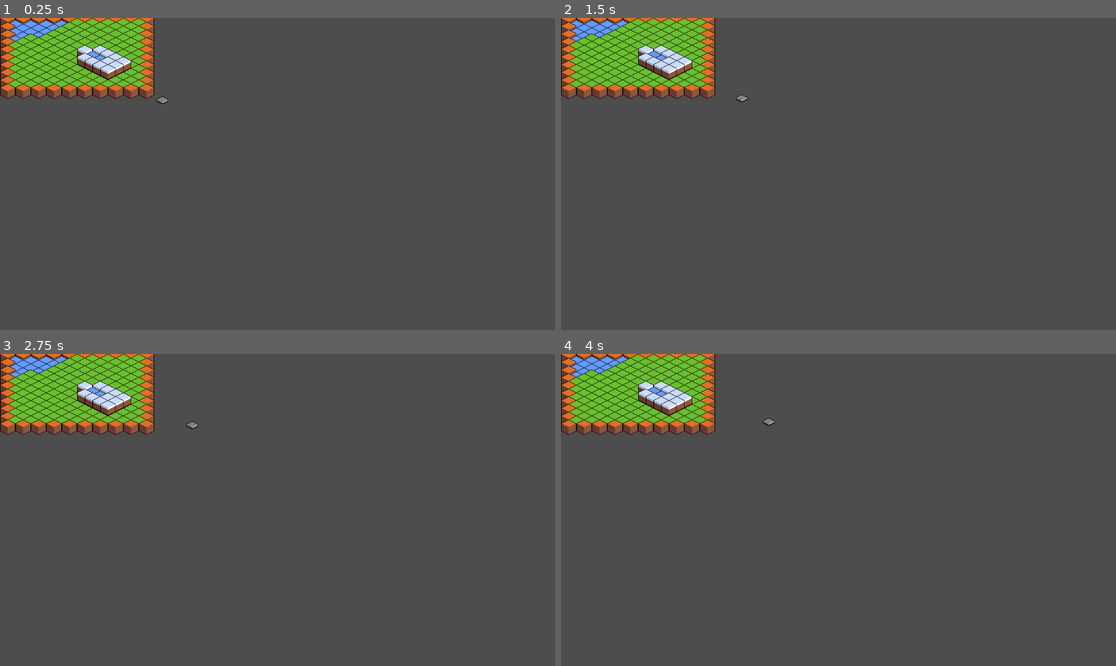
Above: before the commit, frames 1-4 (two rows, left to right).
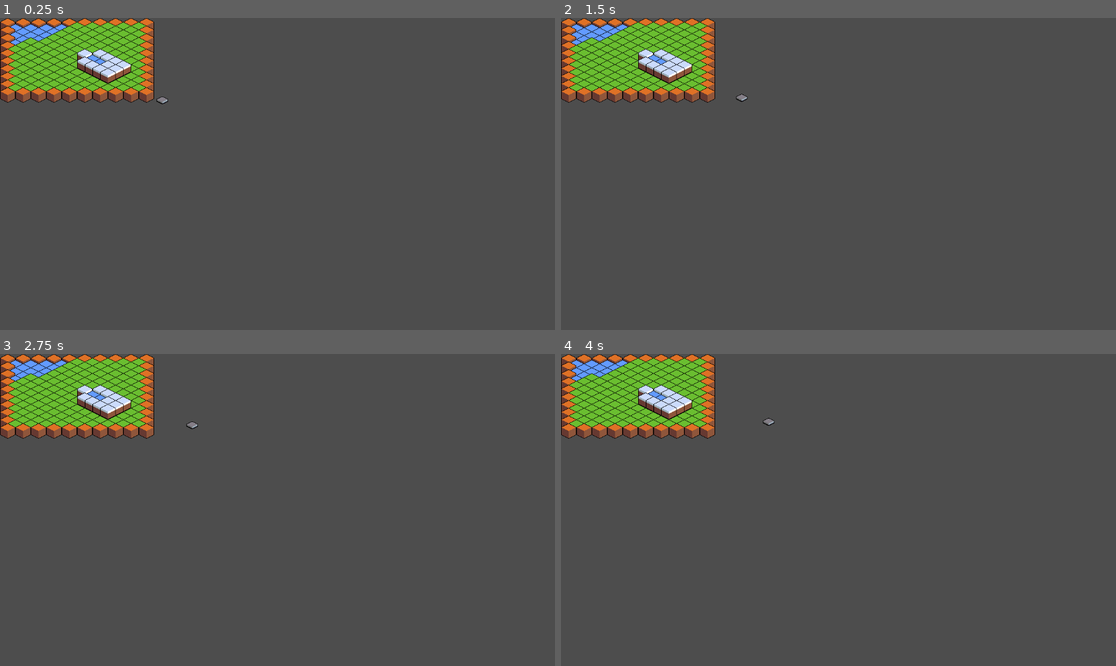
Above: after the commit, the same moments.

Repository: Boyquotes/godot-sandbox
Game: Godot game, scene res://world.tscn
The game is run twice, just before and just after one commit, with the same random seed, the same clock (stepped at 60 frames per second) and the same inputs. The project has no main scene, so this scene is started directly.
Inputs (mouse positions are in pixels of both pictures, inside the frame that each line leads up to):
- Up to frame 1 (0.25 s): no input
- Up to frame 2 (1.5 s): tap Enter at 0.5 s; move the mouse to (960, 158) at 0.52 s; click (960, 158) at 0.6 s; tap Space at 1.25 s; move the mouse to (727, 189) at 1.27 s; click (727, 189) at 1.35 s
- Up to frame 3 (2.75 s): move the mouse to (333, 441) at 2.02 s; click (333, 441) at 2.1 s
- Up to frame 4 (4 s): move the mouse to (810, 572) at 2.77 s; click (810, 572) at 2.85 s; tap Enter at 3.5 s; move the mouse to (1005, 556) at 3.52 s; click (1005, 556) at 3.6 s

The runs differ from the first frame. In frame 1, 4.4% of the frame differs, in the area x 0-28%, y 0-28%; in frame 2, 4.4%, in the area x 0-34%, y 0-28%; in frame 3, 4.4%; in frame 4, 4.4%.

Commit message:
Change tileset offset so top of sprite surface aligns with grid

Diff:
--- a/map.gd
+++ b/map.gd
@@ -1,7 +1,10 @@
 extends Node2D
 
-
-func base_to_render_cell(layer: int, ortho: Vector2i) -> Vector2i:
+## Calculate the isometric map coordinates which corresponds to the input grid cell.
+##
+## Isometric tiles need to convey depth, which means cells in higher orthogonal
+## grid layers need to "float".
+func _base_to_render_cell(layer: int, ortho: Vector2i) -> Vector2i:
 	# We are treating higher TileMap layers as higher in elevation, which means
 	# they should be drawn above the bottom tiles in 3D.
 	#
@@ -9,6 +12,25 @@
 	return Vector2i(ortho.x - layer, ortho.y - layer)
 
 
+## Calculate the layer and cell which collides with the given local coordinate.
+##
+## We need to account for cells from higher layers whch are drawn above their
+## true position.
+func get_layer_and_cell(local: Vector2):
+	var cell: Vector2i = $Render/Collider.local_to_map(local)
+	for i in range($Base.get_layers_count(), 0, -1):
+		var layer := i - 1
+		var data : TileData = $Base.get_cell_tile_data(layer, cell)
+		if data != null:
+			print(data)
+			return {
+				"layer": layer,
+				"cell": Vector2i(cell.x - layer, cell.y - layer),
+			}
+	return {}
+
+
+## Dynamically generates the Render TileMap.
 func _ready():
 	$Base.visible = false
 
@@ -19,4 +41,4 @@
 
 		for c in $Base.get_used_cells(i):
 			var atlas = $Base.get_cell_atlas_coords(i, c)
-			$Render.set_cell(i, base_to_render_cell(i, c), $Base.get_cell_source_id(i, c), atlas)
+			$Render.set_cell(i, _base_to_render_cell(i, c), $Base.get_cell_source_id(i, c), atlas)
--- a/map.tscn
+++ b/map.tscn
@@ -45,15 +45,24 @@
 texture = ExtResource("2_am43y")
 texture_region_size = Vector2i(32, 32)
 0:0/0 = 0
+0:0/0/texture_origin = Vector2i(0, -8)
 1:0/0 = 0
+1:0/0/texture_origin = Vector2i(0, -8)
 2:0/0 = 0
+2:0/0/texture_origin = Vector2i(0, -8)
 3:0/0 = 0
+3:0/0/texture_origin = Vector2i(0, -8)
 
 [sub_resource type="TileSet" id="TileSet_te813"]
 tile_shape = 1
 tile_layout = 5
 tile_size = Vector2i(32, 16)
 sources/0 = SubResource("TileSetAtlasSource_t0qkb")
+
+[sub_resource type="TileSet" id="TileSet_tryop"]
+tile_shape = 1
+tile_layout = 5
+tile_size = Vector2i(32, 16)
 
 [node name="Map" type="Node2D"]
 script = ExtResource("2_tbj4a")
@@ -63,6 +72,18 @@
 format = 2
 
 [node name="Render" type="TileMap" parent="."]
+editor_description = "Dynamically generated TileMap representation of the world.
+
+Read-only."
 y_sort_enabled = true
 tile_set = SubResource("TileSet_te813")
 format = 2
+
+[node name="Collider" type="TileMap" parent="Render"]
+editor_description = "Offset TileMap instance of the world, used for mouse-driven collision detection.
+
+The game renders each isometric tile with parts above and below the plane; we need to account for the \"top\" surface not aligning with the cell itself.
+
+Read-only."
+tile_set = SubResource("TileSet_tryop")
+format = 2
--- a/world.gd
+++ b/world.gd
@@ -14,9 +14,11 @@
 		var r := $Map/Render
 
 		var click_position := get_global_mouse_position()
-		click_position.y += 8
+		var cell: Vector2 = r.local_to_map(r.to_local(click_position))
 
-		var cell: Vector2 = r.local_to_map(r.to_local(click_position))
+		var test : Dictionary = $Map.get_layer_and_cell(r.to_local(click_position))
+		print(test)
+
 		var target := to_global(l.map_to_local(cell))
 
 		print("clicked = ", click_position, "; local = ", r.to_local(click_position), "; cell = ", cell, "; global target = ", target)
Not shown: 1 places in map.tscn that only renumber resources
Not shown: 1 places in world.tscn that only renumber resources
